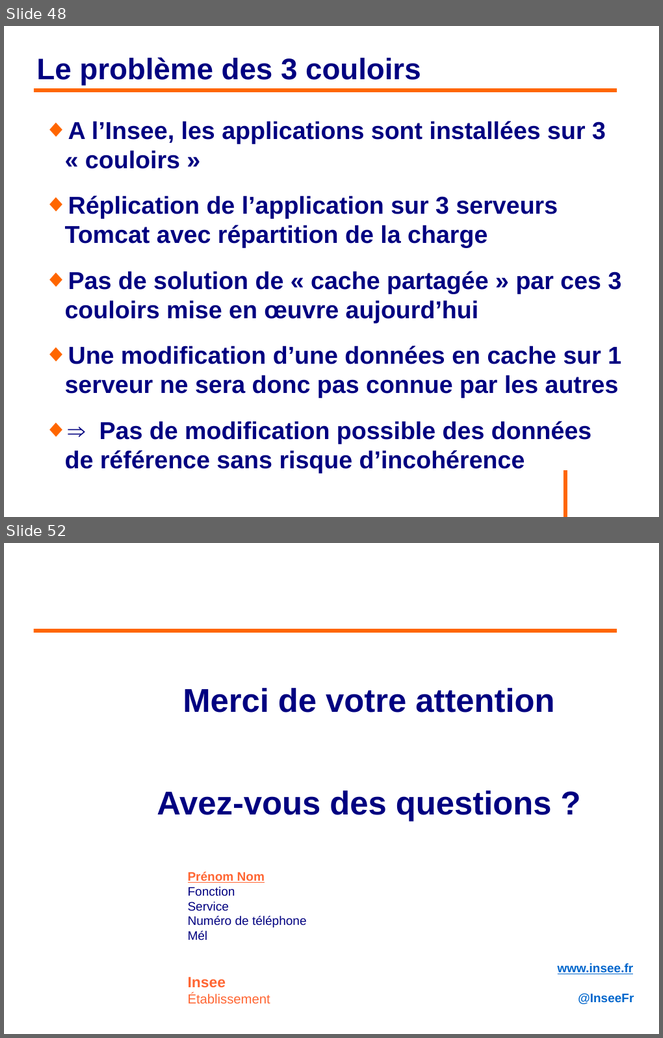
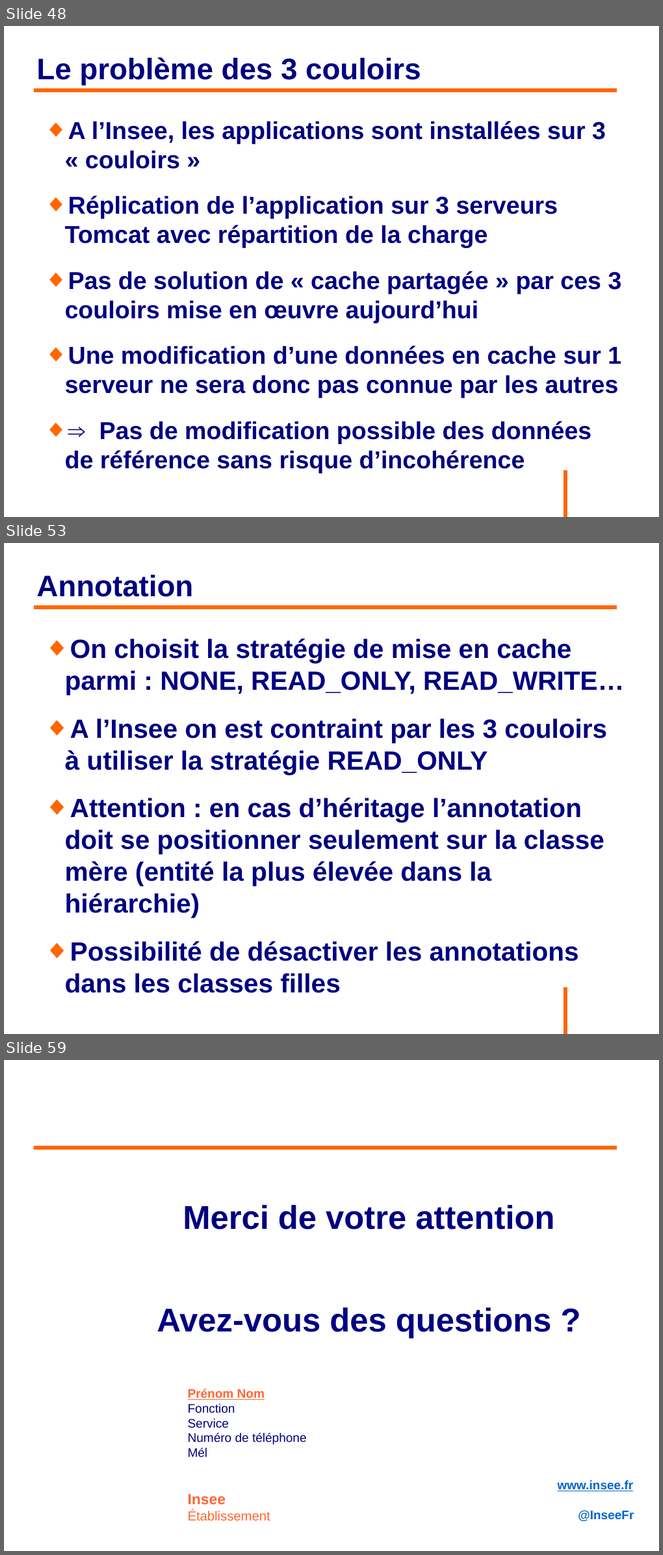
Before and after one commit to philphils/formation-hibernate-avancee, a slide deck: Documentation/diapo_formation_hibernate_avancee.odp. Shown one above the other, each under a label of ours: slides 48 and 52 before the commit, slides 48, 53 and 59 after it; the slides between them are not shown. The pictures are 663x1038 and 663x1555 pixels, drawn with LibreOffice and Linux fonts; fonts in the diff are those of the drawing; background and template pictures are left out. Boxes give left, top, right and bottom in pixels: in the first picture for what was removed or moved away, otherwise in the second. Text is boxed around its words. In the diff, an @@ line names an element or a change of style, - is before the commit and + after.

```diff
--- a/Documentation/diapo_formation_hibernate_avancee.odp
+++ b/Documentation/diapo_formation_hibernate_avancee.odp
@@ slide 53 added at (x1=4, y1=543, x2=659, y2=1034), background #FFFFFF; not listed: 1 template element that a slide beside it also shows @@
@@ title added at (x1=36, y1=575, x2=193, y2=597), 36 pt, text #000080, bold @@
+Annotation
@@ line added from (34, 607) to (618, 607), #FF6600 4.54 pt @@
@@ text added at (x1=65, y1=639, x2=624, y2=962), 32 pt, text #000080, bold @@
+◆ On choisit la stratégie de mise en cache parmi : NONE, READ_ONLY, READ_WRITE…
+◆ A l’Insee on est contraint par les 3 couloirs à utiliser la stratégie READ_ONLY
+◆ Attention : en cas d’héritage l’annotation doit se positionner seulement sur la classe mère (entité la plus élevée dans la hiérarchie)
+◆ Possibilité de désactiver les annotations dans les classes filles
@@ what was slide 52 is now slide 59 @@
```
Also in this commit, not shown: 4 slides changed, 6 other slides added.
